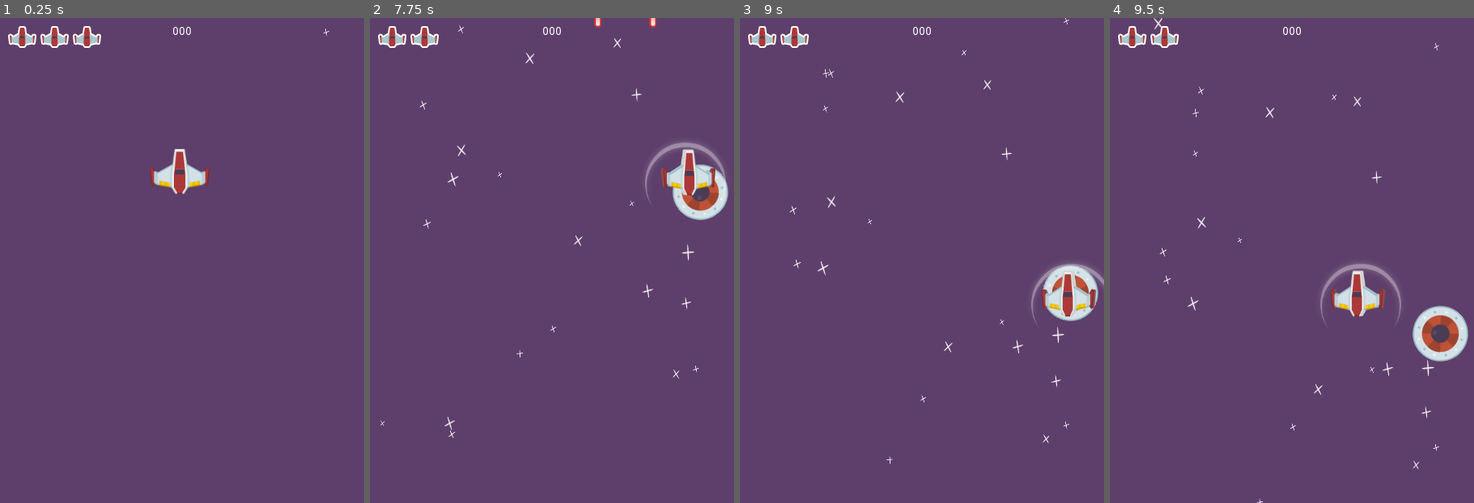
Above: before the commit, frames 1-4 (left to right).
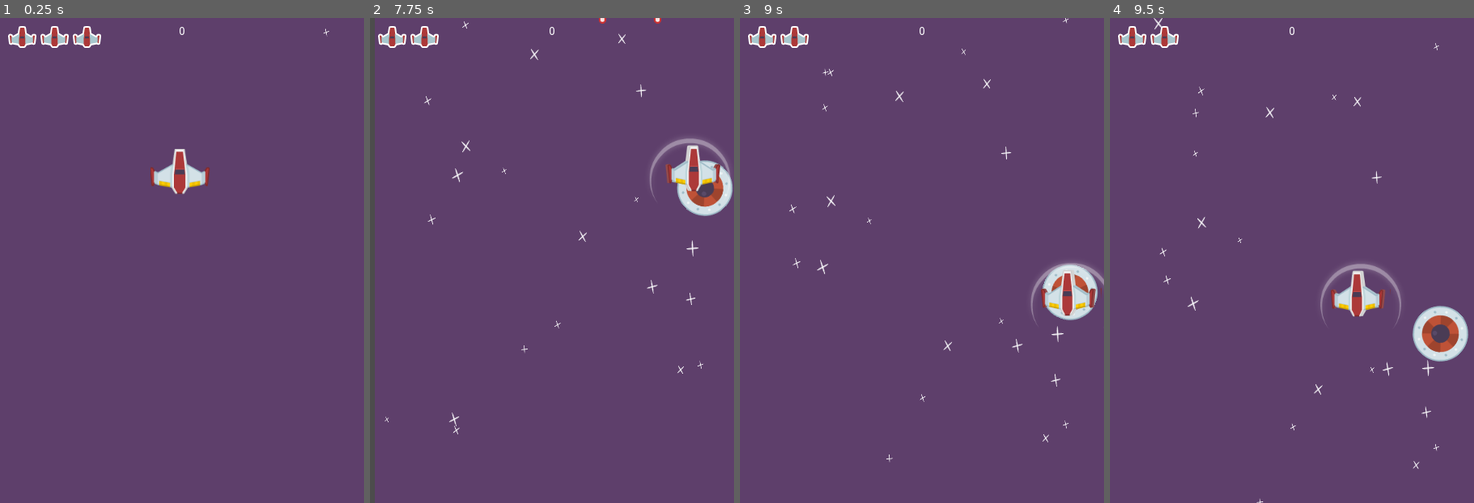
Above: after the commit, the same moments.

Repository: CodeNMore/Yet-Another-Space-Shooter
Game: Godot game, scene res://MainScenes/Gameplay.tscn
Two runs of this game, one before a commit and one after it. Both use one fixed random seed, a clock stepped at 60 frames per second and the inputs below.
Inputs:
- Up to frame 1 (0.25 s): no input
- Up to frame 2 (7.75 s): tap Enter at 0.5 s; hold D (move_right) 0.53-1.28 s; hold Space (shoot) 0.53-1.28 s; hold S (move_down) 1.28-2.03 s; tap Space (shoot) every 1.5 s from 1.35 to 7.35 s; hold D (move_right) 2.03-2.78 s; hold Space (shoot) 2.03-2.78 s; hold W (move_up) 2.78-3.53 s; hold Space (shoot) 3.53-4.28 s; hold A (move_left) 3.53-5.03 s; hold S (move_down) 5.03-5.78 s; hold Space (shoot) 5.03-5.78 s; hold D (move_right) 5.78-6.53 s; hold W (move_up) 6.53-7.28 s; hold Space (shoot) 6.53-7.28 s; hold D (move_right) from 7.28 s (still down)
- Up to frame 3 (9 s): release D (move_right) at 8.03 s; hold S (move_down) 8.03-8.78 s; hold Space (shoot) 8.03-8.78 s; hold A (move_left) from 8.78 s (still down); tap Space (shoot) at 8.85 s
- Up to frame 4 (9.5 s): keep holding A (move_left)

The runs differ from the first frame. In frame 1, less than 0.1% of the frame differs, in the area x 47-53%, y 1-4%; in frame 2, 3.9%, in the area x 0-100%, y 0-100%; in frame 3, 0.9%; in frame 4, less than 0.1%.

Commit message:
Episode 27

Diff:
--- a/Autloads/Signals.gd
+++ b/Autloads/Signals.gd
@@ -1,3 +1,4 @@
 extends Node
 
 signal on_player_life_changed(life)
+signal on_score_increment(amount)
--- a/Bullet/Bullet.gd
+++ b/Bullet/Bullet.gd
@@ -16,5 +16,8 @@
 		bulletEffect.position = position
 		get_parent().add_child(bulletEffect)
 
+		var cam := get_tree().current_scene.find_node("Cam", true, false)
+		cam.shake(1)
+
 		area.damage(1)
 		queue_free()
--- /dev/null
+++ b/Camera/ShakeCam.gd
@@ -0,0 +1,17 @@
+extends Camera2D
+
+export var shakeBaseAmount := 1.0
+export var shakeDampening := 0.075
+
+var shakeAmount := 0.0
+
+func _process(delta):
+	if shakeAmount > 0:
+		position.x = rand_range(-shakeBaseAmount, shakeBaseAmount) * shakeAmount
+		position.y = rand_range(-shakeBaseAmount, shakeBaseAmount) * shakeAmount
+		shakeAmount = lerp(shakeAmount, 0.0, shakeDampening)
+	else:
+		position = Vector2(0, 0)
+
+func shake(magnitude: float):
+	shakeAmount += magnitude
--- a/Enemy/Enemy.gd
+++ b/Enemy/Enemy.gd
@@ -25,11 +25,16 @@
 		get_tree().current_scene.add_child(bullet)
 
 func damage(amount: int):
+	if health <= 0:
+		return
+
 	health -= amount
 	if health <= 0:
 		var effect := plEnemyExplosion.instance()
 		effect.global_position = global_position
 		get_tree().current_scene.add_child(effect)
+
+		Signals.emit_signal("on_score_increment", 1)
 
 		queue_free()
 
--- a/HUD/HUD.gd
+++ b/HUD/HUD.gd
@@ -3,11 +3,15 @@
 var pLifeIcon := preload("res://HUD/LifeIcon.tscn")
 
 onready var lifeContainer := $LifeContainer
+onready var scoreLabel := $Score
+
+var score: int = 0
 
 func _ready():
 	clearLives()
 
 	Signals.connect("on_player_life_changed", self, "_on_player_life_changed")
+	Signals.connect("on_score_increment", self, "_on_score_increment")
 
 func clearLives():
 	for child in lifeContainer.get_children():
@@ -19,5 +23,9 @@
 	for i in range(lives):
 		lifeContainer.add_child(pLifeIcon.instance())
 
+func _on_score_increment(amount: int):
+	score += amount
+	scoreLabel.text = str(score)
+
 func _on_player_life_changed(life: int):
 	setLives(life)
--- a/HUD/HUD.tscn
+++ b/HUD/HUD.tscn
@@ -34,5 +34,8 @@
 anchor_right = 1.0
 margin_top = 10.0
 margin_bottom = 14.0
-text = "000"
+text = "0"
 align = 1
+__meta__ = {
+"_edit_use_anchors_": false
+}
--- a/MainScenes/Gameplay.tscn
+++ b/MainScenes/Gameplay.tscn
@@ -1,10 +1,11 @@
-[gd_scene load_steps=6 format=2]
+[gd_scene load_steps=7 format=2]
 
 [ext_resource path="res://Player/Player.tscn" type="PackedScene" id=1]
 [ext_resource path="res://Textures/backgroundColor.png" type="Texture" id=2]
 [ext_resource path="res://Textures/starBig.png" type="Texture" id=3]
 [ext_resource path="res://Enemy/Spawner.gd" type="Script" id=4]
 [ext_resource path="res://HUD/HUD.tscn" type="PackedScene" id=5]
+[ext_resource path="res://Camera/ShakeCam.gd" type="Script" id=6]
 
 [node name="Gameplay" type="Node"]
 
@@ -44,4 +45,9 @@
 
 [node name="SpawnTimer" type="Timer" parent="Spawner"]
 one_shot = true
+
+[node name="Cam" type="Camera2D" parent="."]
+anchor_mode = 0
+current = true
+script = ExtResource( 6 )
 [connection signal="timeout" from="Spawner/SpawnTimer" to="Spawner" method="_on_SpawnTimer_timeout"]
--- a/Meteor/Meteor.gd
+++ b/Meteor/Meteor.gd
@@ -27,11 +27,16 @@
 	position.y += speed * delta
 
 func damage(amount: int):
+	if life <= 0:
+		return
+
 	life -= amount
 	if life <= 0:
 		var effect := pMeteorEffect.instance()
 		effect.position = position
 		get_parent().add_child(effect)
+
+		Signals.emit_signal("on_score_increment", 2)
 
 		queue_free()
 
--- a/Player/Player.gd
+++ b/Player/Player.gd
@@ -66,6 +66,9 @@
 	life -= amount
 	Signals.emit_signal("on_player_life_changed", life)
 
+	var cam := get_tree().current_scene.find_node("Cam", true, false)
+	cam.shake(20)
+
 	if life <= 0:
 		queue_free()
 
